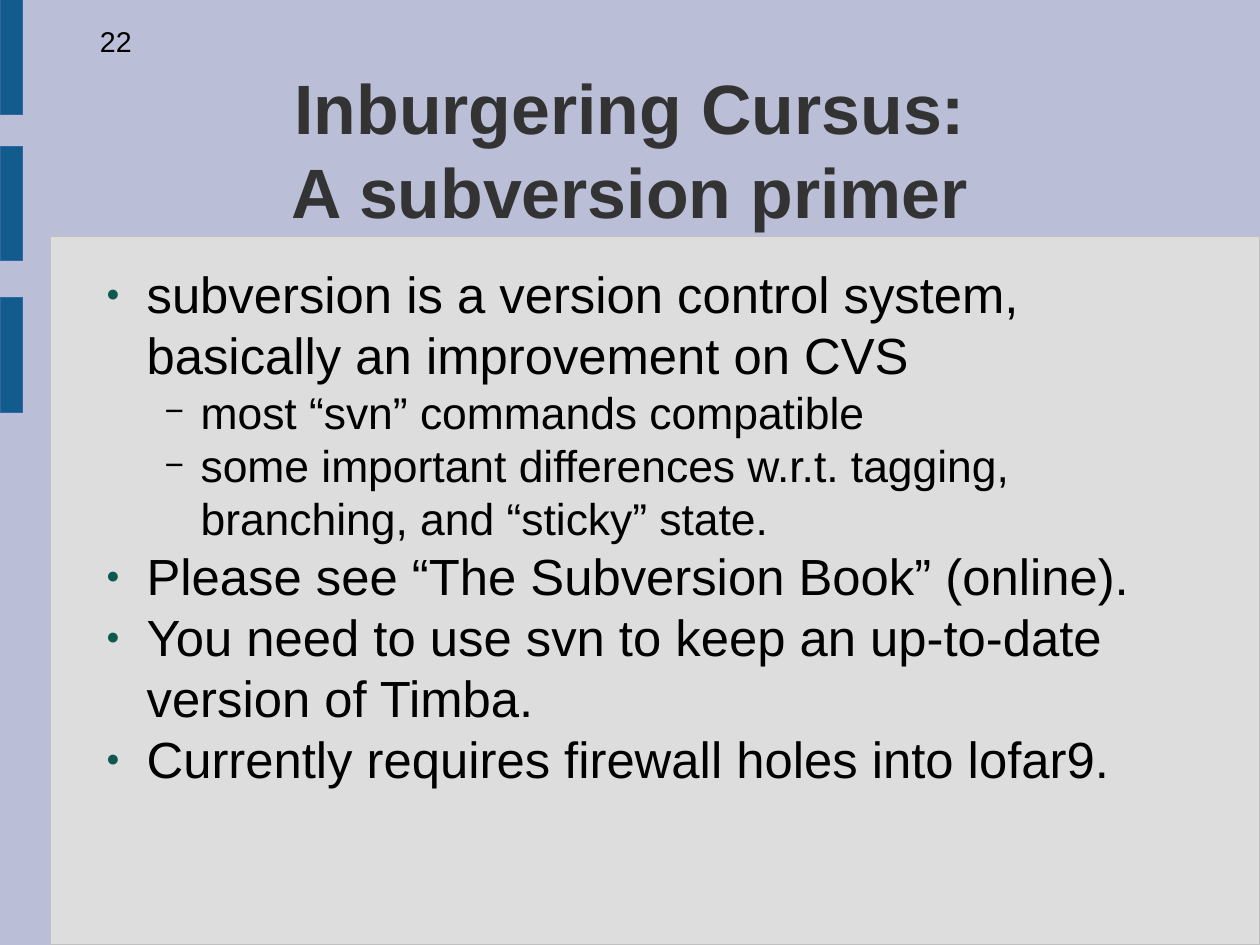
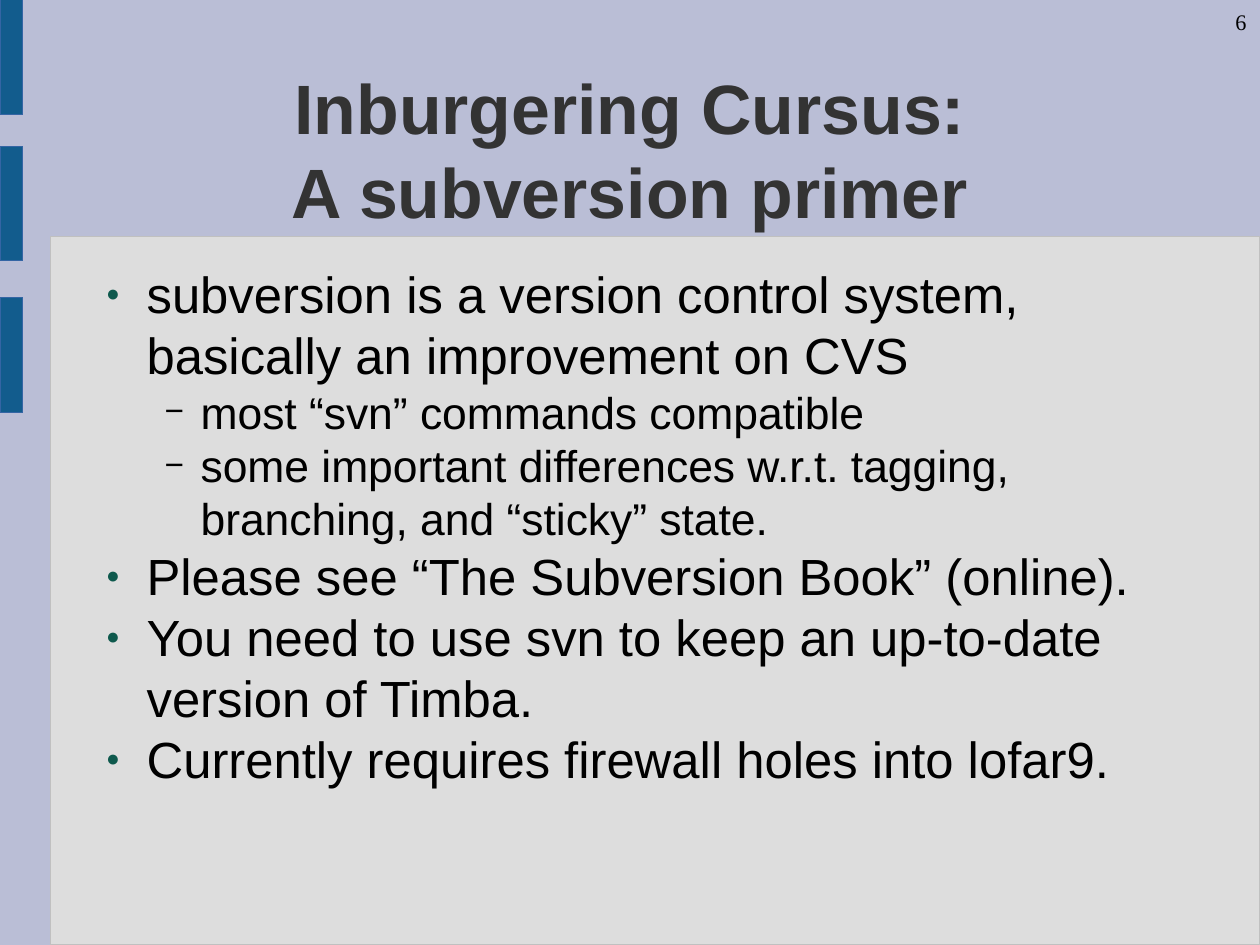
Before and after one commit to ratt-ru/meqtrees-timba, a slide deck: slide 6 of doc/Courses/Workshop2007-Presentations/Adv1-LSM-Design-Debugging.odp (slide 22 before the commit). Drawn at 1260x945 pixels with LibreOffice and Linux fonts; fonts in the diff are those of the drawing. Boxes give left, top, right and bottom in pixels: in the first picture for what was removed or moved away, otherwise in the second. Text is boxed around its words. In the diff, an @@ line names an element or a change of style, - is before the commit and + after.

```diff
--- a/doc/Courses/Workshop2007-Presentations/Adv1-LSM-Design-Debugging.odp
+++ b/doc/Courses/Workshop2007-Presentations/Adv1-LSM-Design-Debugging.odp
@@ page number added at (x1=1235, y1=15, x2=1246, y2=31), 14 pt, text #000000 @@
+6
@@ page number removed at (x1=100, y1=32, x2=132, y2=52) @@
-22
```
Also in this commit, not shown: 19 other slides changed, 17 slides removed, 4 other files.
